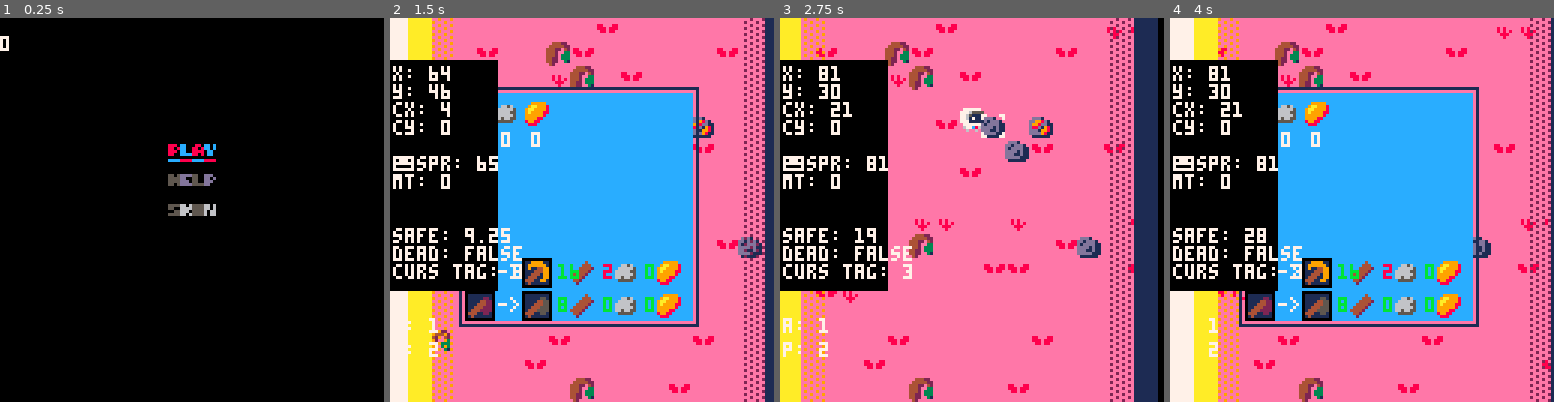
Above: before the commit, frames 1-4 (left to right).
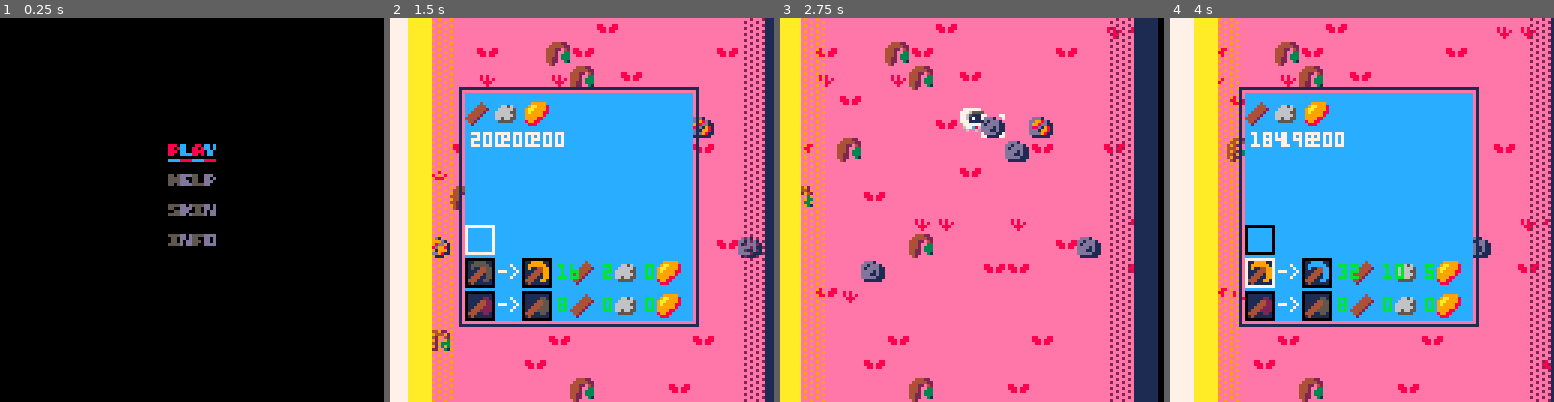
Above: after the commit, the same moments.

Repository: ARKANYOTA/ludumdare47
Game: PICO-8 cartridge arkanv1.p8
Same seed, same stepped clock (60 frames per second), same inputs: the game is played once before the commit and once after it.
Inputs:
- Up to frame 1 (0.25 s): no input
- Up to frame 2 (1.5 s): tap X (X key) at 0.33, 1.07 s; tap O (Z key) at 0.7 s
- Up to frame 3 (2.75 s): hold Right 1.6-2.1 s; tap O (Z key) at 1.7, 2.1, 2.5 s; tap X (X key) at 1.85 s; hold Up 2.15-2.42 s; hold Right from 2.47 s (still down)
- Up to frame 4 (4 s): tap O (Z key) at 2.9, 3.3, 3.7 s; tap X (X key) at 2.97 s; release Right at 3.03 s; hold Left 3.08-3.58 s; hold Down 3.63-3.97 s

The runs differ from the first frame. In frame 1, 0.5% of the frame differs, in the area x 0-57%, y 4-60%; in frame 2, 17%; in frame 3, 17%, in the area x 0-35%, y 10-89%; in frame 4, 17%.

Commit message:
il ma dit de push

Diff:
--- a/arkanv1.p8
+++ b/arkanv1.p8
@@ -5,7 +5,7 @@
 --theobosse and
 --yolwoocle
 sp = 0 --0=blanc; 1=jaune; 2=rouge
-bdebug = true
+bdebug = false
 clock=0
 --camera
 cx = 0
@@ -35,8 +35,10 @@
 p=2
 --hache(axe)
 a=1
-
-inv={w=16,s=0,i=0}
+pmax = 3
+amax = 3
+--inv={w=16,s=0,i=0,c=0, m=0}
+inv={w=200,s=200,i=200,c=200, m=200}
 open=false
 --requied item
 req={
@@ -50,7 +52,13 @@
 		s={0,2,4},
 		i={0,0,5}
 	},
-	f={64,64,64}
+	f={
+		w={64,64,64,64},
+		s={64,64,64,64},
+		i={64,64,64,64},
+		c={64,64,64,64},
+		m={64,64,64,64}
+	}
 }
 sobj = 0
 
@@ -269,23 +277,27 @@
 -- menu
 intmenu = 0
 tuto = false
+info = true
 function upmenu()
 	--btn control
 
  if btnp(⬇️) then intmenu +=1 end
  if btnp(⬆️) then intmenu -=1 end
  if btnp(❎) or btnp(🅾️) then
-  if intmenu%3==0 then
+  if intmenu%4==0 then
  		menu=false
  	end
- 	if intmenu%3==1 then
+ 	if intmenu%4==1 then
  		tuto=not tuto
  	end
- 	if intmenu%3==2 then
+ 	if intmenu%4==2 then
 
  	end
- end
- if intmenu%3==2 then
+ 	if intmenu%4==3 then
+			info=not info
+ 	end
+ end
+ if intmenu%4==2 then
   if btnp(⬅️) then sp =(sp+1)%3 end
   if btnp(➡️) then sp =(sp-1)%3 end
 -- 	if btnp(⬅️) then sp =sp+1 end
@@ -298,24 +310,27 @@
 end
 
 function drmenu()
-	--print("arkan theodore yolwoocle elza")
-	print(sp,0,6,7)
 	--affiche
-	if intmenu%3==0 then
+	if intmenu%4==0 then
  	spr(130,56,40, 2,1)
  else
  	spr(128,56,40, 2,1)
  end
- if intmenu%3==1 then
+ if intmenu%4==1 then
  	spr(146,56,50, 2,1)
  else
  	spr(144,56,50, 2,1)
  end
- if intmenu%3==2 then
+ if intmenu%4==2 then
  	spr(162,56,60, 2,1)
  	spr(4+(sp*16),46,60, 1,1)
  else
  	spr(160,56,60, 2,1)
+ end
+ if intmenu%4==3 then
+ 	spr(178,56,70, 2,1)
+ else
+ 	spr(176,56,70, 2,1)
  end
  --tuto
  if tuto then
@@ -329,6 +344,11 @@
 
  	print("🅾️ break",zx+40, zy+2)
  	print("❎ invntory",zx+40, zy+10)
+ end
+	if info then
+ 	--@leo met tout ce que tu veut
+
+
  end
 end
 
@@ -432,72 +452,76 @@
 	--pioche actuelle
 	rectfill(cx+25, 80, cx+25+9, 80+9, 1)
 	spr(68+p, cx+26, 81)
-
-	--pioche vers upgrade
- rectfill(cx+44, 80, cx+44+9, 80+9, 1)
- rect(cx+44, 80, cx+44+9, 80+9, 0)
-	spr(69+p, cx+45, 81)
-	--fleche entre 2
-	printui("->",36,82)
-
-	--couleur du chiffre avant
-	if inv.w < req.p.w[p] then
-		wcolor = 8 else wcolor = 11
+	if pmax>=p then
+		--pioche vers upgrade
+	 rectfill(cx+44, 80, cx+44+9, 80+9, 1)
+	 rect(cx+44, 80, cx+44+9, 80+9, 0)
+		spr(69+p, cx+45, 81)
+		--fleche entre 2
+		printui("->",36,82)
+
+		--couleur du chiffre avant
+		if inv.w < req.p.w[p] then
+			wcolor = 8 else wcolor = 11
+		end
+		if inv.s < req.p.s[p] then
+			scolor = 8 else scolor = 11
+		end
+		if inv.i < req.p.i[p] then
+			icolor = 8 else icolor = 11
+		end
+
+		--chiffre et sprite de ce que
+		--on a besoin pour craft
+		spr(96,cx+60,81)
+		printui(req.p.w[p],56,82, wcolor)
+
+		spr(97,cx+75,81)
+		printui(req.p.s[p],71,82, scolor)
+
+		spr(98,cx+89,81)
+		printui(req.p.i[p],85,82, icolor)
+	else
+		printui("max lvl reached",37,82, 11)
 	end
-	if inv.s < req.p.s[p] then
-		scolor = 8 else scolor = 11
-	end
-	if inv.i < req.p.i[p] then
-		icolor = 8 else icolor = 11
-	end
-
-	--chiffre et sprite de ce que
-	--on a besoin pour craft
-	spr(96,cx+60,81)
-	printui(req.p.w[p],56,82, wcolor)
-
-	spr(97,cx+75,81)
-	printui(req.p.s[p],71,82, scolor)
-
-	spr(98,cx+89,81)
-	printui(req.p.i[p],85,82, icolor)
-
 
 	--hache
 	--upgrade hache
 	--hache actuelle
 	rectfill(cx+25, 91, cx+25+9, 91+9, 1)
 	spr(84+a, cx+26, 92)
-
-	--pioche vers upgrade
- rectfill(cx+44, 91, cx+44+9, 91+9, 1)
- rect(cx+44, 91, cx+44+9, 91+9, 0)
-	spr(85+a, cx+45, 92)
-	--fleche entre 2
-	printui("->",36,93)
-
-	--couleur du chiffre avant
-	if inv.w < req.a.w[a] then
-		wcolor = 8 else	wcolor = 11
+	if amax>=a then
+		--pioche vers upgrade
+	 rectfill(cx+44, 91, cx+44+9, 91+9, 1)
+	 rect(cx+44, 91, cx+44+9, 91+9, 0)
+		spr(85+a, cx+45, 92)
+		--fleche entre 2
+		printui("->",36,93)
+
+		--couleur du chiffre avant
+		if inv.w < req.a.w[a] then
+			wcolor = 8 else	wcolor = 11
+		end
+		if inv.s < req.a.s[a] then
+			scolor = 8 else scolor = 11
+		end
+		if inv.i < req.a.i[a] then
+			icolor = 8 else icolor = 11
+		end
+
+		--chiffre et sprite de ce que
+		--on a besoin pour craft
+		spr(96,cx+60,92)
+		printui(req.a.w[a],56,93, wcolor)
+
+		spr(97,cx+75,92)
+		printui(req.a.s[a],71,93, scolor)
+
+		spr(98,cx+89,92)
+		printui(req.a.i[a],85,93, icolor)
+	else
+		printui("max lvl reached",37,92, 11)
 	end
-	if inv.s < req.a.s[a] then
-		scolor = 8 else scolor = 11
-	end
-	if inv.i < req.a.i[a] then
-		icolor = 8 else icolor = 11
-	end
-
-	--chiffre et sprite de ce que
-	--on a besoin pour craft
-	spr(96,cx+60,92)
-	printui(req.a.w[a],56,93, wcolor)
-
-	spr(97,cx+75,92)
-	printui(req.a.s[a],71,93, scolor)
-
-	spr(98,cx+89,92)
-	printui(req.a.i[a],85,93, icolor)
-
 
 	--selected object
 	--contour
@@ -650,10 +674,18 @@
 0000000000000000cccc8888cccc8888000000000000000000000000000000000000000000000000000000000000000000000000000000000000000000000000
 00000000000000000000000000000000000000000000000000000000000000000000000000000000000000000000000000000000000000000000000000000000
 00000000000000000000000000000000000000000000000000000000000000000000000000000000000000000000000000000000000000000000000000000000
-55556606555566068888cc0c8888cc0c000000000000000000000000000000000000000000000000000000000000000000000000000000000000000000000000
-55006666555566068800cccc8888cc0c000000000000000000000000000000000000000000000000000000000000000000000000000000000000000000000000
-00556660555560660088ccc08888c0cc000000000000000000000000000000000000000000000000000000000000000000000000000000000000000000000000
-55556606555560668888cc0c8888c0cc000000000000000000000000000000000000000000000000000000000000000000000000000000000000000000000000
+5555dd0d5555dd0d8888cc0c8888cc0c000000000000000000000000000000000000000000000000000000000000000000000000000000000000000000000000
+5500dddd0550dd0d8800cccc0880cc0c000000000000000000000000000000000000000000000000000000000000000000000000000000000000000000000000
+0055ddd00550d0dd0088ccc00880c0cc000000000000000000000000000000000000000000000000000000000000000000000000000000000000000000000000
+5555dd0d5555d0dd8888cc0c8888c0cc000000000000000000000000000000000000000000000000000000000000000000000000000000000000000000000000
+00000000000000000000000000000000000000000000000000000000000000000000000000000000000000000000000000000000000000000000000000000000
+0000000000000000cccc8888cccc8888000000000000000000000000000000000000000000000000000000000000000000000000000000000000000000000000
+00000000000000000000000000000000000000000000000000000000000000000000000000000000000000000000000000000000000000000000000000000000
+00000000000000000000000000000000000000000000000000000000000000000000000000000000000000000000000000000000000000000000000000000000
+5555dd0d5555dddd8888cc0c8888cccc000000000000000000000000000000000000000000000000000000000000000000000000000000000000000000000000
+0550dd0d5500dd0d0880cc0c8800cc0c000000000000000000000000000000000000000000000000000000000000000000000000000000000000000000000000
+0550d0dd5550dd0d0880c0cc8880cc0c000000000000000000000000000000000000000000000000000000000000000000000000000000000000000000000000
+5555d0dd5500dddd8888c0cc8800cccc000000000000000000000000000000000000000000000000000000000000000000000000000000000000000000000000
 00000000000000000000000000000000000000000000000000000000000000000000000000000000000000000000000000000000000000000000000000000000
 0000000000000000cccc8888cccc8888000000000000000000000000000000000000000000000000000000000000000000000000000000000000000000000000
 __gff__
